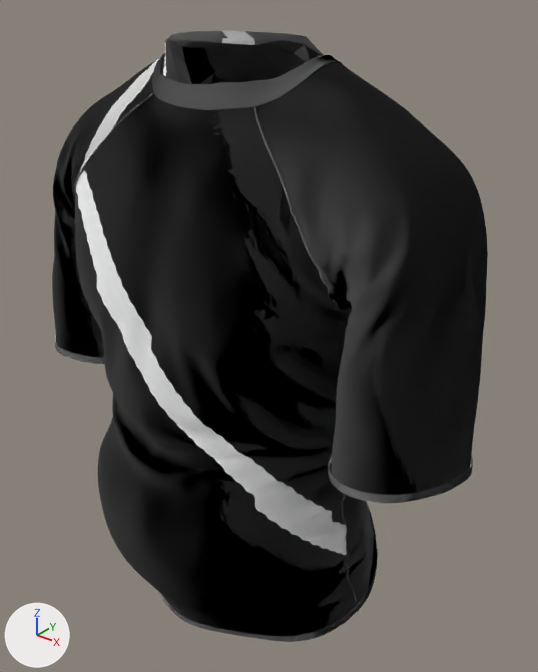
One commit to the glTF model public/export_1.glb: the scene before it, then after it.
One viewpoint serves both versions: a 50 mm camera at (0.497, -0.556, 0.372) aimed at (0.029, 0.029, 0.009). Lighting does not change. The marker at lower left points along +X, +Y and +Z. Where no turn or scale is listed for an object, it has been applied to the vertices.

Script lines for the objects in view, before the commit:
```python
ob_bust = bpy.data.objects.new('bust', me_bust)
ob_bust.location = (0.0, 0.0, 0.0)
ob_cloth = bpy.data.objects.new('cloth', me_cloth)
ob_cloth.location = (0.0, 0.0, 0.0)
ob_collar = bpy.data.objects.new('collar', me_collar)
ob_collar.location = (0.0, 0.0, 0.0)
ob_seams = bpy.data.objects.new('seams', me_seams)
ob_seams.location = (0.0, 0.0, 0.0)
ob_stitches = bpy.data.objects.new('stitches', me_stitches)
ob_stitches.location = (0.0, 0.0, 0.0)
```
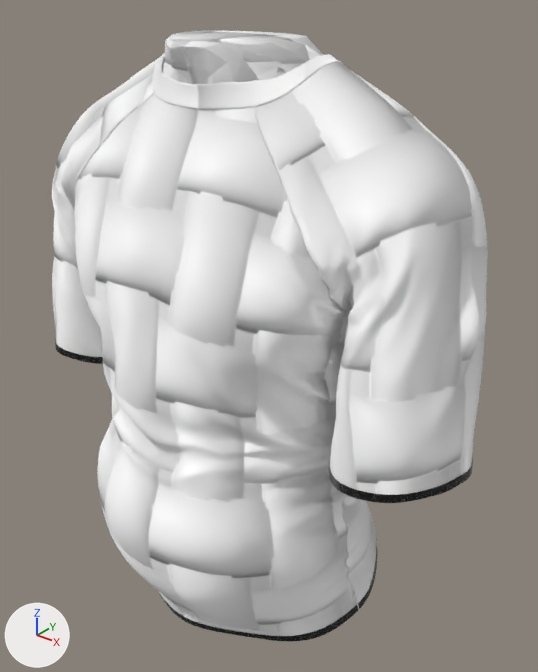
Location of each change, [x1, y1, x2, y2] in pixels of the pictures (538 x 672 px):
```json
{"object": "cloth", "change": "surface changed", "before": [52, 57, 488, 637], "after": [52, 57, 488, 637], "on screen": "black to white"}
{"object": "bust", "change": "surface changed", "before": [162, 30, 350, 624], "after": [162, 30, 350, 624], "on screen": "black to grey"}
{"object": "collar", "change": "surface changed", "before": [152, 53, 343, 110], "after": [152, 53, 343, 110], "on screen": "grey to white"}
{"object": "stitches", "change": "surface changed", "before": [55, 336, 473, 642], "after": [55, 336, 473, 642], "on screen": "grey to black"}
{"object": "seams", "change": "surface changed", "before": [74, 92, 359, 612], "after": [74, 92, 359, 612], "on screen": "grey to white"}
```

Edits to the scene script, one JSON object a line:
```json
{"op": "set", "path": "img_image_0", "old": "load_image('Image_0', '_unpacked/Image_0', 512, 512, 'Non-Color')", "new": "load_image('Image_0', '_unpacked/Image_0', 128, 128, 'sRGB')"}
{"op": "add", "block": "img_image_1", "code": ["img_image_1 = load_image('Image_1', '_unpacked/Image_1', 512, 512, 'Non-Color')"]}
{"block": "mat_generic", "where": "n3 = _N.new('ShaderNodeTexImage'); n3.name = 'Image Texture'"}
{"op": "set", "path": "n3.image", "old": "img_image_0", "new": "img_image_1"}
{"block": "mat_generic_001", "where": "n3 = _N.new('ShaderNodeTexImage'); n3.name = 'Image Texture'"}
{"op": "set", "path": "n3.image", "old": "img_image_0", "new": "img_image_1"}
{"block": "mat_generic_002", "where": "n3 = _N.new('ShaderNodeTexImage'); n3.name = 'Image Texture'"}
{"op": "set", "path": "n3.image", "old": "img_image_0", "new": "img_image_1"}
{"block": "mat_generic_003", "where": "n3 = _N.new('ShaderNodeTexImage'); n3.name = 'Image Texture'"}
{"op": "set", "path": "n3.image", "old": "img_image_0", "new": "img_image_1"}
```
